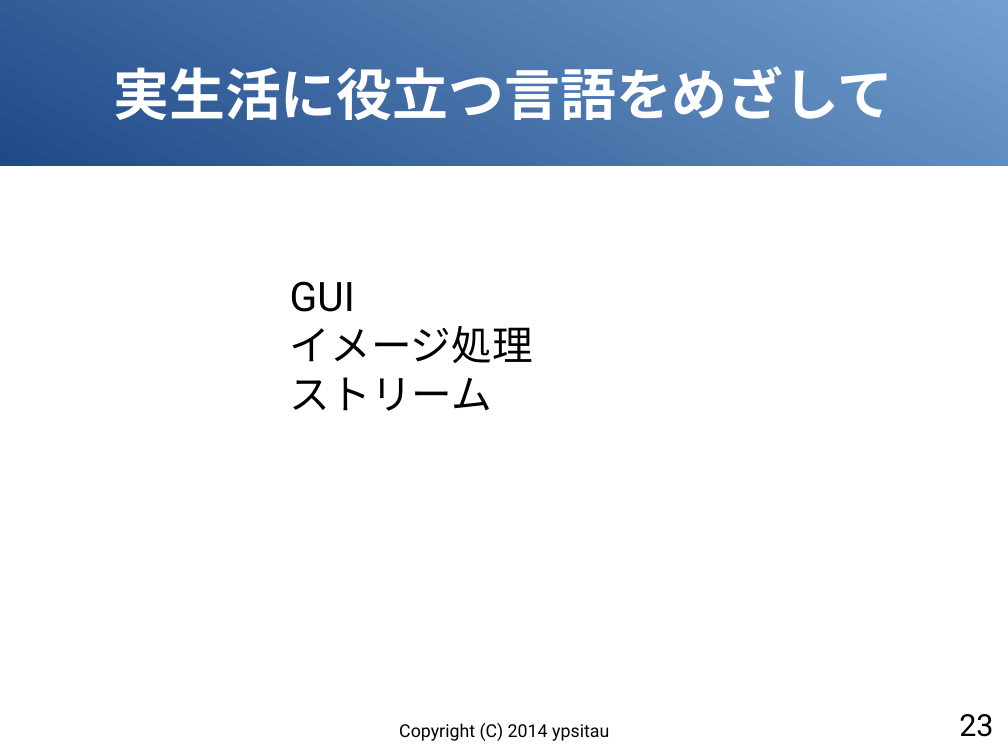
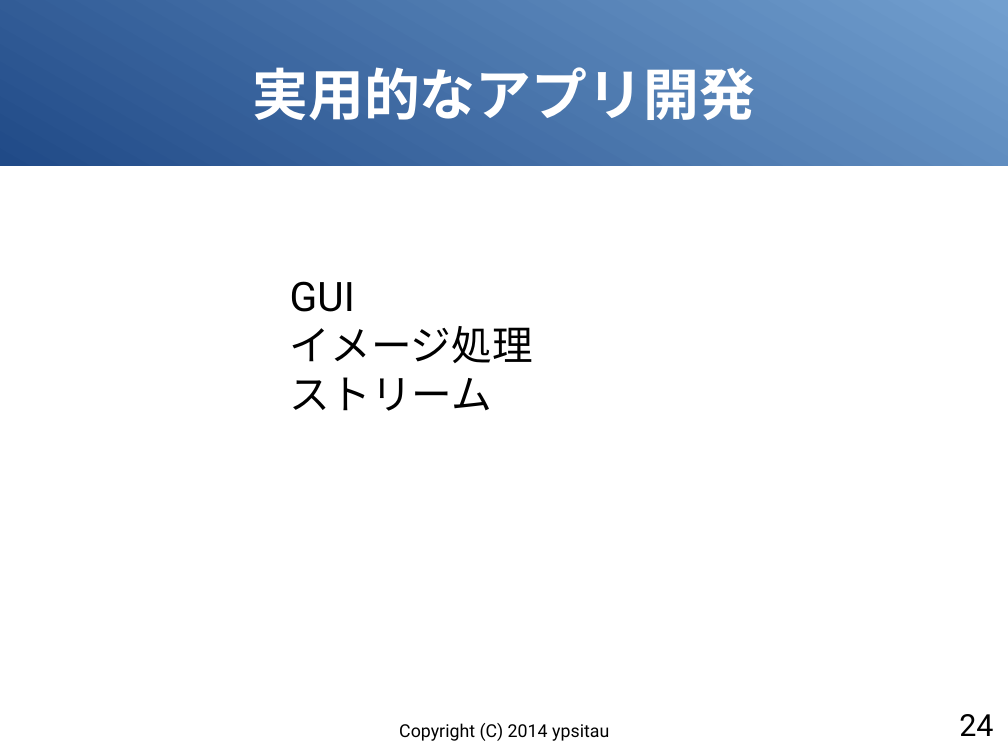
Before and after one commit to gura-lang/gura-doc, a slide deck: slide 24 of presentation/gura-introduction.odp (slide 23 before the commit). Drawn at 1008x756 pixels with LibreOffice and Linux fonts; fonts in the diff are those of the drawing. Boxes give left, top, right and bottom in pixels: in the first picture for what was removed or moved away, otherwise in the second. Text is boxed around its words. In the diff, an @@ line names an element or a change of style, - is before the commit and + after.

```diff
--- a/presentation/gura-introduction.odp
+++ b/presentation/gura-introduction.odp
@@ title at box(252, 67, 755, 120): text changed @@
-実生活に役立つ言語をめざして
+実用的なアプリ開発
@@ page number at box(959, 714, 993, 736): text changed @@
-23
+24
```
Also in this commit, not shown: 3 other slides changed, 1 slide added.
